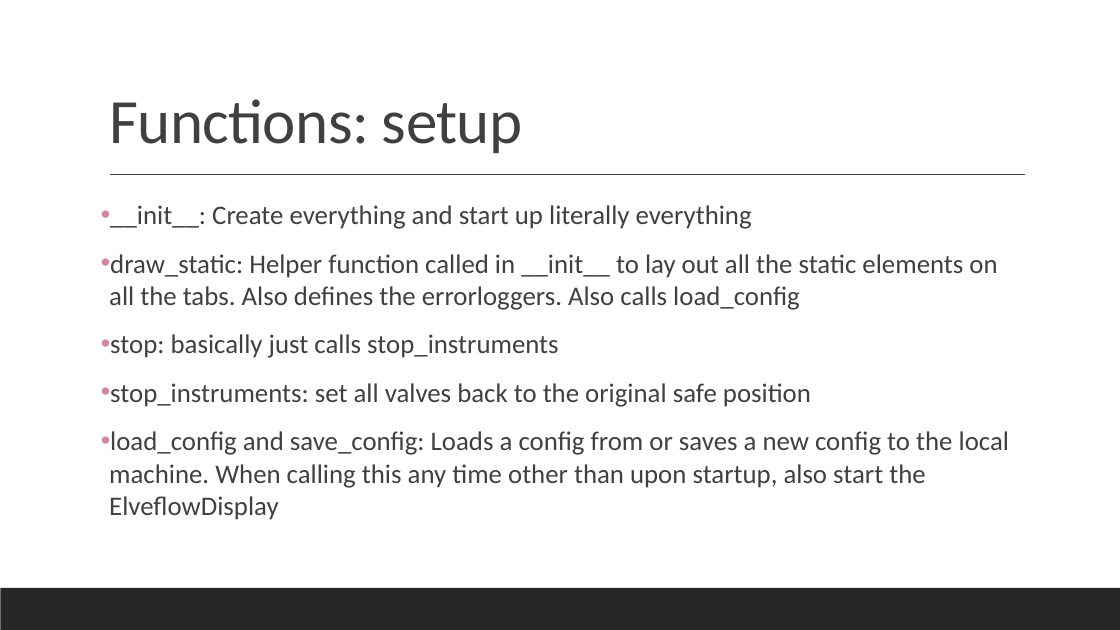
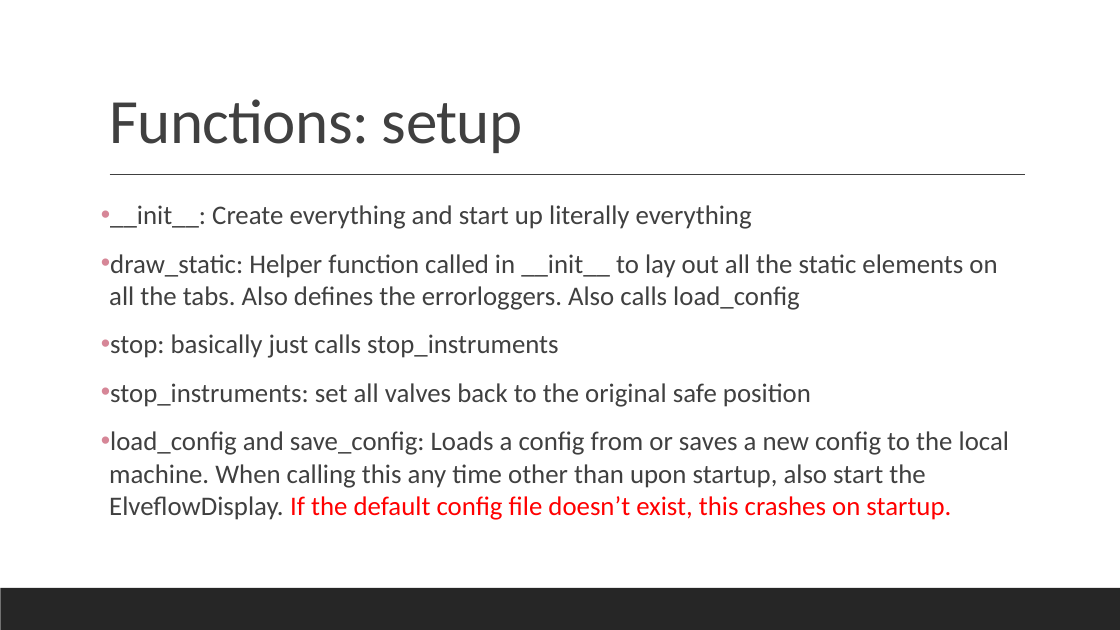
Before and after one commit to mathmauney/SAXSControl, a slide deck: slide 28 of Documentation.pptx. Drawn at 1120x630 pixels with LibreOffice and Linux fonts; fonts in the diff are those of the drawing. Boxes give left, top, right and bottom in pixels: in the first picture for what was removed or moved away, otherwise in the second. Text is boxed around its words. In the diff, an @@ line names an element or a change of style, - is before the commit and + after.

```diff
--- a/Documentation.pptx
+++ b/Documentation.pptx
@@ text at (x1=109, y1=431, x2=1009, y2=520): text changed @@
-• load_config and save_config: Loads a config from or saves a new config to the local machine. When calling this any time other than upon startup, also start the ElveflowDisplay
+• load_config and save_config: Loads a config from or saves a new config to the local machine. When calling this any time other than upon startup, also start the ElveflowDisplay. If the default config file doesn’t exist, this crashes on startup.
```
Also in this commit, not shown: 2 other slides changed, 1 other file.
